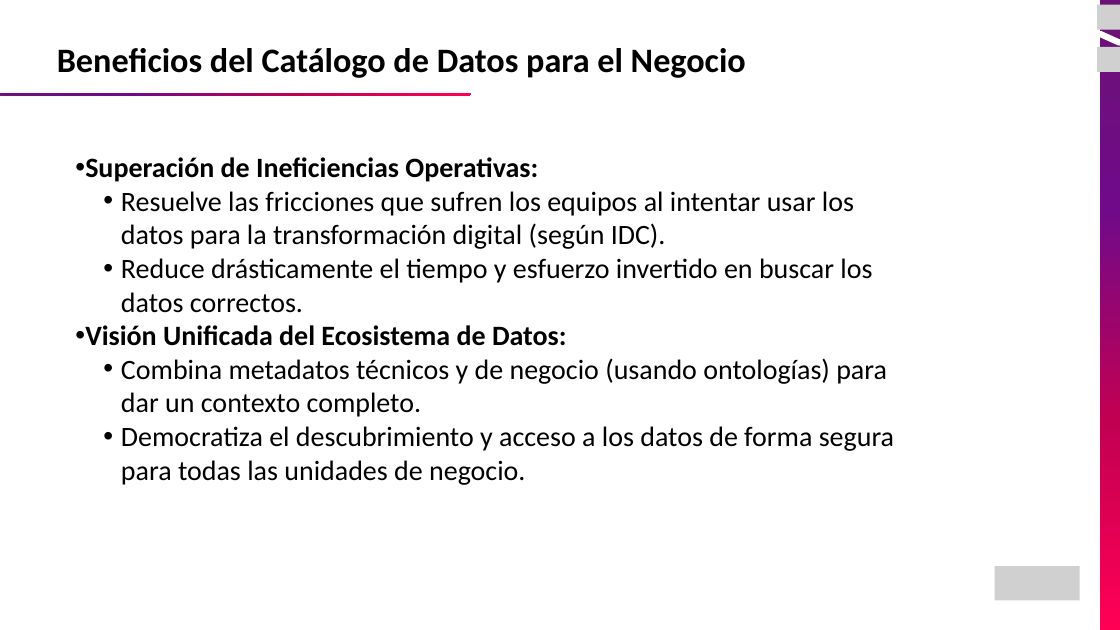
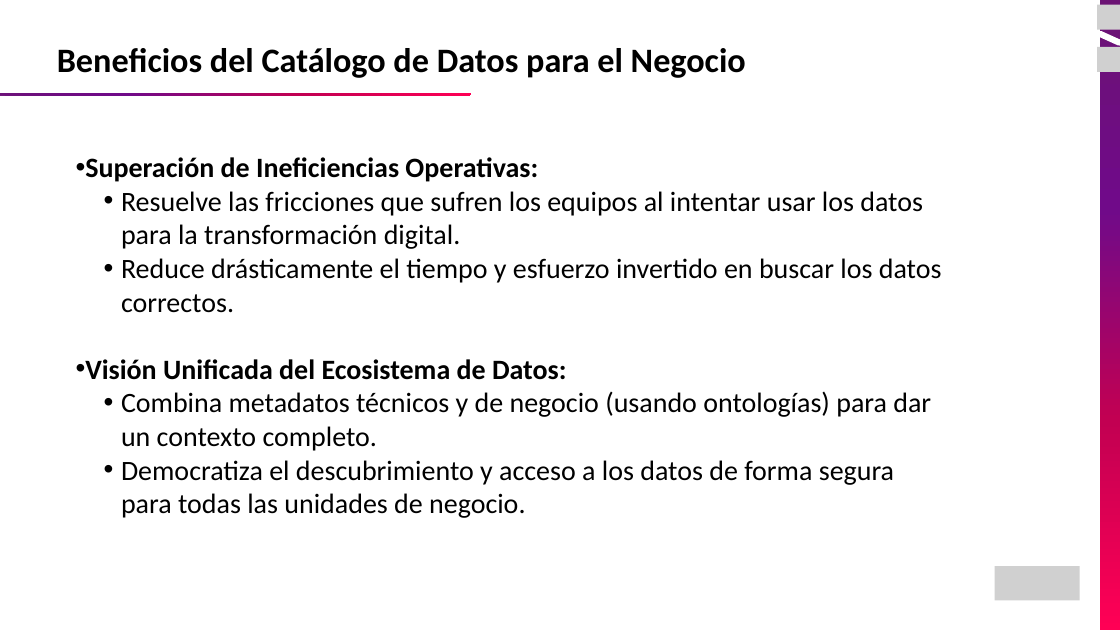
Before and after one commit to JEstebanMejiaV/curso-ingenieria-de-datos, a slide deck: slide 14 of modulo-06_Gobierno y Calidad de Datos/01_Introduccion Gobierno de Datos.pptx (slide 17 before the commit). Drawn at 1120x630 pixels with LibreOffice and Linux fonts; fonts in the diff are those of the drawing; grey boxes stand for pictures. Boxes give left, top, right and bottom in pixels: in the first picture for what was removed or moved away, otherwise in the second. Text is boxed around its words. In the diff, an @@ line names an element or a change of style, - is before the commit and + after.

```diff
--- a/modulo-06_Gobierno y Calidad de Datos/01_Introduccion Gobierno de Datos.pptx
+++ b/modulo-06_Gobierno y Calidad de Datos/01_Introduccion Gobierno de Datos.pptx
@@ text at (121,191,923,249): text changed @@
-  • Resuelve las fricciones que sufren los equipos al intentar usar los datos para la transformación digital (según IDC).
+  • Resuelve las fricciones que sufren los equipos al intentar usar los datos para la transformación digital.
```
Also in this commit, not shown: 16 other slides changed, 2 slides added, 5 slides removed, 3 other files.
